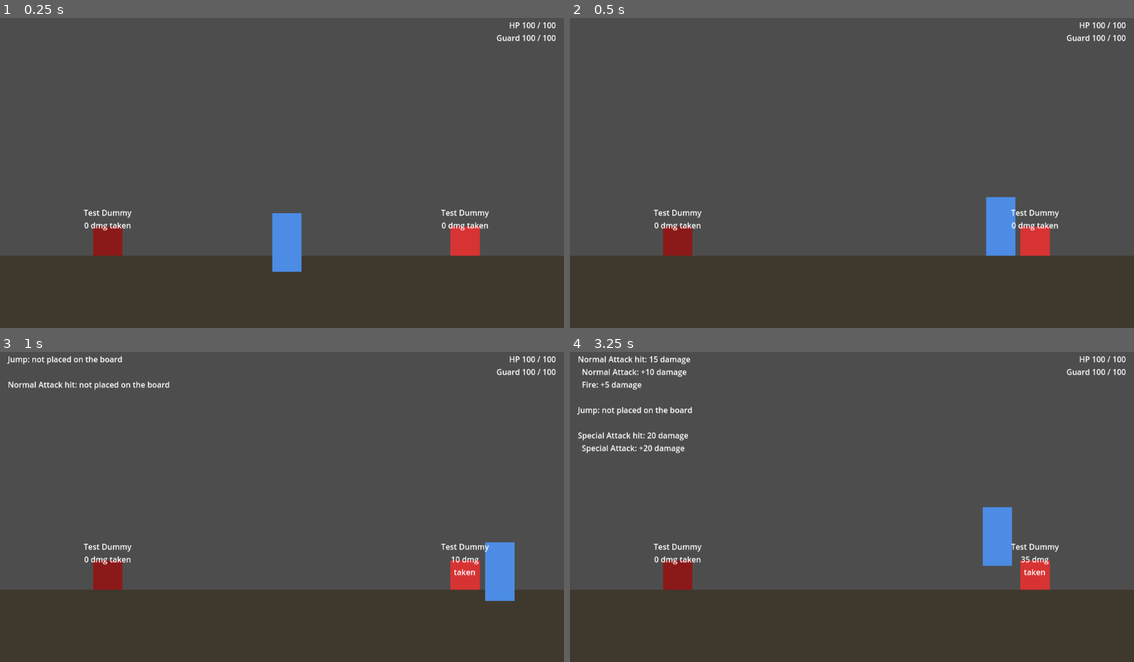
Above: before the commit, frames 1-4 (two rows, left to right).
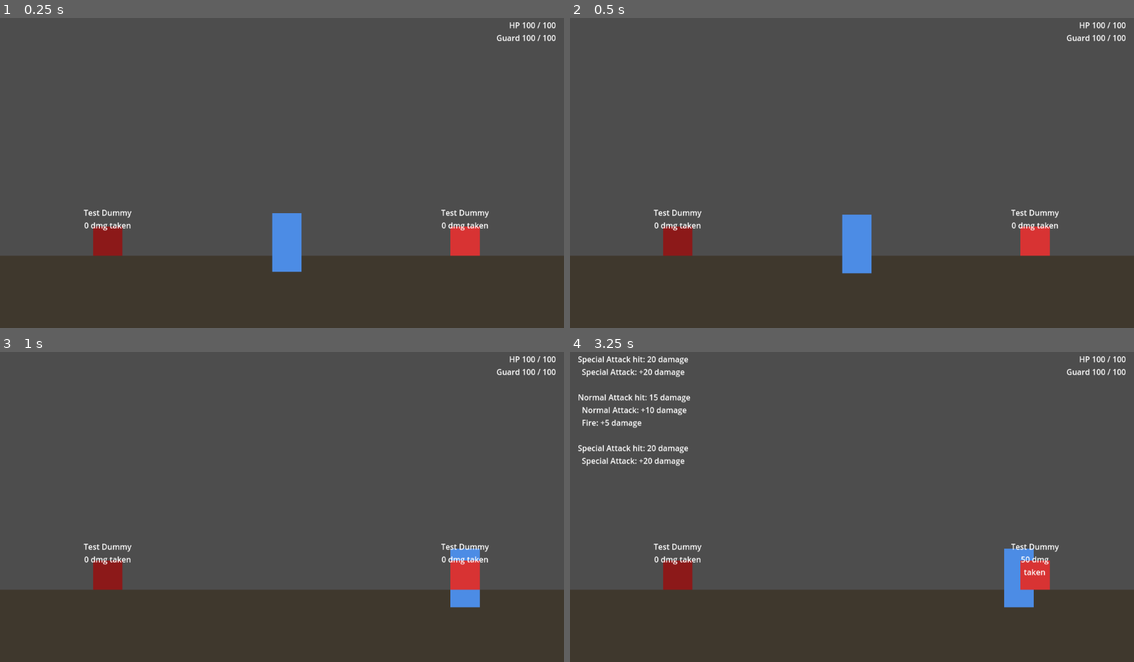
Above: after the commit, the same moments.

Repository: Thord1n/SynapseGame
Game: Godot game, scene res://scenes/tests/grid_trigger_test.tscn
Same seed, same stepped clock (60 frames per second), same inputs: the game is played once before the commit and once after it. This scene is started directly instead of the project's main scene.
Inputs (mouse positions are in pixels of both pictures, inside the frame that each line leads up to):
- Up to frame 1 (0.25 s): no input
- Up to frame 2 (0.5 s): no input
- Up to frame 3 (1 s): tap Enter at 0.5 s; move the mouse to (406, 488) at 0.52 s; hold D (Right) from 0.53 s (still down); hold Q (Block) from 0.53 s (still down); click (406, 488) at 0.67 s; tap Space (Jump) at 0.77 s; tap Shift (Dash) at 0.8 s
- Up to frame 4 (3.25 s): tap Space (Jump) at 1.07, 1.52, 1.82, 2.3, 2.85, 3.02 s; move the mouse to (739, 519) at 1.27 s; release Q (Block) at 1.28 s; tap Shift (Dash) at 1.35 s; right-click (739, 519) at 1.55 s; move the mouse to (908, 435) at 2.02 s; release D (Right) at 2.03 s; hold A (Left) 2.03-2.78 s; hold Right mouse button (Special_attack) 2.03-2.78 s; move the mouse to (823, 565) at 2.77 s; hold D (Right) from 2.78 s (still down); click (823, 565) at 2.92 s; tap Q (Block) at 3.05 s

Frame 1 is identical in both runs. In frame 2, 2.0% of the frame differs, in the area x 48-79%, y 57-83%; in frame 3, 2.1%; in frame 4, 3.5%, in the area x 1-83%, y 1-83%.

Commit message:
Moves only work when their ability perk is on the grid
Thomas's rule: abilities are perks. PlayerController.has_ability()
gates jump, Guard, dash and both attacks. TriggerRouter points it at
the board. A starting loadout in main.tscn slots a level-2 Memory perk
and pre-places Jump, Normal Attack, Guard and Dash, so the player can
move on a fresh start. The placeholder-damage fallback for an unplaced
Normal Attack is gone, since no perk now means no swing.

Co-Authored-By: Claude Opus 5.5 (1M context) <noreply@anthropic.com>
Claude-Session: https://claude.ai/code/session_017xZyWZz86SG64GVaBwrJvM

Diff:
--- a/scenes/main/game_gui.gd
+++ b/scenes/main/game_gui.gd
@@ -40,6 +40,17 @@
 ## `visible` guard in _unhandled_input), so the result needs a destination that's on screen
 ## regardless of menu state. main.gd's on-screen combat log is that destination.
 signal ability_triggered(text: String)
+
+## Off by default so test scenes that instance game_gui.tscn on their own keep starting from a
+## bare seeded inventory. main.tscn turns it on (see _apply_starting_loadout).
+@export var starting_loadout: bool = false
+const STARTING_MEMORY_LEVEL := 2 # 8 bytes: the four core moves plus room for a modifier or two
+const STARTING_ABILITIES := {
+	&"jump": Vector2i(2, 0),
+	&"normal_attack": Vector2i(2, 1),
+	&"guard": Vector2i(2, 3),
+	&"dash": Vector2i(2, 4),
+}
 
 ## When true (the default, so test scenes that instance game_gui.tscn on its own keep working),
 ## pressing an ABILITY_ACTIONS key resolves that ability's chain straight away against
@@ -552,6 +563,31 @@
 		var copies := 1 if gets_one_copy else 4
 		for i in copies:
 			inventory.add_perk(InventoryPerk.new(definition, 1))
+	if starting_loadout:
+		_apply_starting_loadout()
+
+## Abilities are perks and cost memory like any other, so with an empty board the player
+## couldn't even move. This slots a Memory perk and pre-places the core moves (taken from the
+## seeded inventory) down the Ability column, each outputting east so modifiers can chain to
+## the right. (2, 2) is left free for Special Attack.
+func _apply_starting_loadout() -> void:
+	var memory := _take_seeded(&"memory")
+	if memory:
+		inventory.remove_perk(memory)
+		memory_system.slot_perk(InventoryPerk.new(memory.definition, STARTING_MEMORY_LEVEL))
+	for id in STARTING_ABILITIES:
+		var perk := _take_seeded(id)
+		if perk:
+			inventory.remove_perk(perk)
+			var orientation := _resolve_orientation(perk.definition, GridDirection.Value.EAST)
+			board.place_perk(perk, STARTING_ABILITIES[id], orientation["output"], orientation["input"])
+
+func _take_seeded(id: StringName) -> InventoryPerk:
+	for perk in inventory.perks:
+		if perk.definition.id == id and perk.level == 1:
+			return perk
+	push_warning("Starting loadout: no %s perk in the seeded inventory" % id)
+	return null
 
 func _load_perk_definitions() -> Array[PerkDefinition]:
 	var result: Array[PerkDefinition] = []
--- a/scenes/main/main.tscn
+++ b/scenes/main/main.tscn
@@ -126,6 +126,7 @@
 
 [node name="GameGui" parent="MenuLayer" instance=ExtResource("2")]
 trigger_on_keypress = false
+starting_loadout = true
 
 [node name="HudLayer" type="CanvasLayer" parent="."]
 
--- a/scenes/tests/grid_trigger_test.gd
+++ b/scenes/tests/grid_trigger_test.gd
@@ -22,9 +22,25 @@
 
 	_check(not game_gui.trigger_on_keypress, "main.tscn resolves chains on events, not raw keypresses")
 
-	# --- No Normal Attack on the board: a landed swing falls back to the flat placeholder.
+	# --- Starting loadout: Memory slotted, core moves already on the grid.
+	_check(game_gui.memory_system.slotted_perk != null, "starting loadout slots a Memory perk")
+	for id in [&"jump", &"normal_attack", &"guard", &"dash"]:
+		_check(router.is_equipped(id), "starting loadout places %s" % id)
+	_check(game_gui.memory_system.get_used(game_gui.board) <= game_gui.memory_system.get_capacity(),
+		"starting loadout fits in memory")
+
+	# --- Abilities are perks: take them off the grid and the moves stop working.
+	_clear_board()
+	await _frames(10)
 	var dealt := await _swing_and_measure(&"normal_attack")
-	_check(is_equal_approx(dealt, PlayerController.PLACEHOLDER_MELEE_DAMAGE), "unplaced Normal Attack falls back to placeholder damage (%s)" % dealt)
+	_check(dealt == 0.0, "no Normal Attack perk: the swing doesn't happen")
+	player.jump()
+	await _frames(3)
+	_check(player.is_on_floor(), "no Jump perk: can't jump")
+	_check(not player.dash(), "no Dash perk: can't dodge")
+	player.block(true)
+	_check(not player.is_blocking(), "no Guard perk: can't block")
+	_check(not player.special_attack(), "no Special Attack perk: can't use it")
 
 	# --- Normal Attack -> Fire on the board: the landed swing deals the chain's damage.
 	_place(&"normal_attack", Vector2i(2, 0), GridDirection.Value.EAST, -1)
@@ -48,7 +64,7 @@
 	# --- Parry fires the Guard chain at the attacker.
 	var before := enemy.dummy_target.damage_taken
 	_parry_hit_from(enemy)
-	_check(is_equal_approx(enemy.dummy_target.damage_taken, before), "no Guard on the board: a parry adds nothing")
+	_check(is_equal_approx(enemy.dummy_target.damage_taken, before), "no Guard on the board: Block does nothing, so nothing fires")
 	_place(&"guard", Vector2i(2, 2), GridDirection.Value.EAST, -1)
 	_place(&"shock", Vector2i(3, 2), GridDirection.Value.EAST, GridDirection.Value.WEST)
 	var guard_expected := router.fire(&"guard", null).damage
@@ -99,6 +115,10 @@
 	await _frames(15)
 	return enemy.dummy_target.damage_taken - before
 
+func _clear_board() -> void:
+	for placed in game_gui.board.get_all_placed_perks():
+		game_gui.inventory.add_perk(game_gui.board.remove_perk(placed.position))
+
 func _parry_hit_from(source: Enemy) -> void:
 	player.block(false)
 	player.block(true)
--- a/scripts/combat/trigger_router.gd
+++ b/scripts/combat/trigger_router.gd
@@ -13,9 +13,8 @@
 ## on_block, on_dodge_start and hurt are left unrouted for now (Designer to confirm whether a
 ## plain block should fire the Guard chain too).
 ##
-## If an ability isn't on the board, its event still happens physically but adds nothing —
-## except attack_landed, which falls back to the swing's flat placeholder damage so a hit always
-## does something.
+## Also owns the "is it equipped" rule: it points PlayerController.ability_gate at the board,
+## so a move whose ability perk isn't placed doesn't happen at all (Thomas: abilities are perks).
 
 const EVENT_LABELS := {
 	&"normal_attack": "Normal Attack hit",
@@ -29,6 +28,7 @@
 @export var game_gui: GameGui
 
 func _ready() -> void:
+	player.ability_gate = is_equipped
 	player.attack_landed.connect(_on_attack_landed)
 	player.parried.connect(func(hit: Hit): fire(&"guard", _enemy_of(hit)))
 	player.dodged_through.connect(func(hit: Hit): fire(&"dash", _enemy_of(hit)))
@@ -44,9 +44,11 @@
 		enemy.refresh()
 	return context
 
+func is_equipped(ability_id: StringName) -> bool:
+	return game_gui.ability_controller.find_placed(game_gui.board, ability_id) != null
+
 func _on_attack_landed(enemy: Enemy, ability_id: StringName) -> void:
-	if fire(ability_id, enemy) == null:
-		enemy.take_damage(PlayerController.PLACEHOLDER_MELEE_DAMAGE)
+	fire(ability_id, enemy)
 
 static func _enemy_of(hit: Hit) -> Enemy:
 	return hit.source as Enemy
--- a/scripts/player/player_controller.gd
+++ b/scripts/player/player_controller.gd
@@ -95,6 +95,15 @@
 var _dodge_started_at := -INF
 var _dodge_direction := 1
 var _special_ready_at := -INF
+
+## The shared "is this ability equipped" check (Thomas: abilities are perks — no perk on the
+## grid, no move). Takes an ability perk id (&"jump", &"guard", &"dash", &"normal_attack",
+## &"special_attack"). TriggerRouter points it at the SynapseGrid board; the default allows
+## everything so scenes without a board (unit-style tests) still move.
+var ability_gate: Callable = func(_ability_id: StringName) -> bool: return true
+
+func has_ability(ability_id: StringName) -> bool:
+	return ability_gate.call(ability_id)
 var _swing_ability: StringName = &"normal_attack"
 
 ## Set externally by main.gd — this node's own way to check "is the perk-board menu open" so
@@ -143,7 +152,7 @@
 ## Wired to the "Jump" action in _unhandled_input() below, gated on `menu` being closed.
 ## Emits jump_started at takeoff, which TriggerRouter turns into the Jump chain.
 func jump() -> void:
-	if is_on_floor() and not is_stunned():
+	if is_on_floor() and not is_stunned() and has_ability(&"jump"):
 		velocity.y = JUMP_VELOCITY
 		jump_started.emit()
 
@@ -185,7 +194,7 @@
 ## special_attack_cooldown (the Designer's plain cooldown, no resource cost). Returns false while
 ## cooling down, stunned or dodging.
 func special_attack() -> bool:
-	if _time < _special_ready_at or is_stunned() or is_dodging():
+	if _time < _special_ready_at or is_stunned() or is_dodging() or not has_ability(&"special_attack"):
 		return false
 	_special_ready_at = _time + special_attack_cooldown
 	_swing(&"special_attack")
@@ -195,7 +204,7 @@
 	return maxf(0.0, _special_ready_at - _time)
 
 func _swing(ability_id: StringName) -> void:
-	if is_stunned() or is_dodging():
+	if is_stunned() or is_dodging() or not has_ability(ability_id):
 		return
 	_swing_ability = ability_id
 	hitbox.position.x = abs(hitbox.position.x) * facing_direction
@@ -207,7 +216,7 @@
 ## always available; the grid's Dash chain fires when a hit is dodged through (dodged_through). Returns false if it couldn't start (cooldown, stunned,
 ## already dodging).
 func dash() -> bool:
-	if is_dodging() or is_stunned():
+	if is_dodging() or is_stunned() or not has_ability(&"dash"):
 		return false
 	if _time < _dodge_started_at + dodge_duration + dodge_cooldown:
 		return false
@@ -241,7 +250,7 @@
 	if active == _is_blocking:
 		return
 	if active:
-		if is_stunned() or is_dodging():
+		if is_stunned() or is_dodging() or not has_ability(&"guard"):
 			return
 		_block_pressed_at = _time
 	else:
